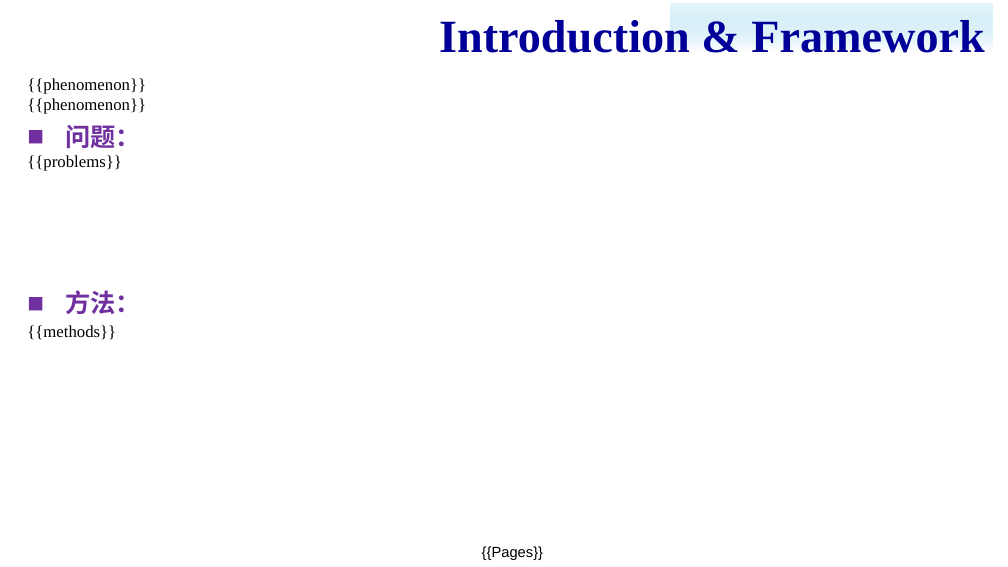
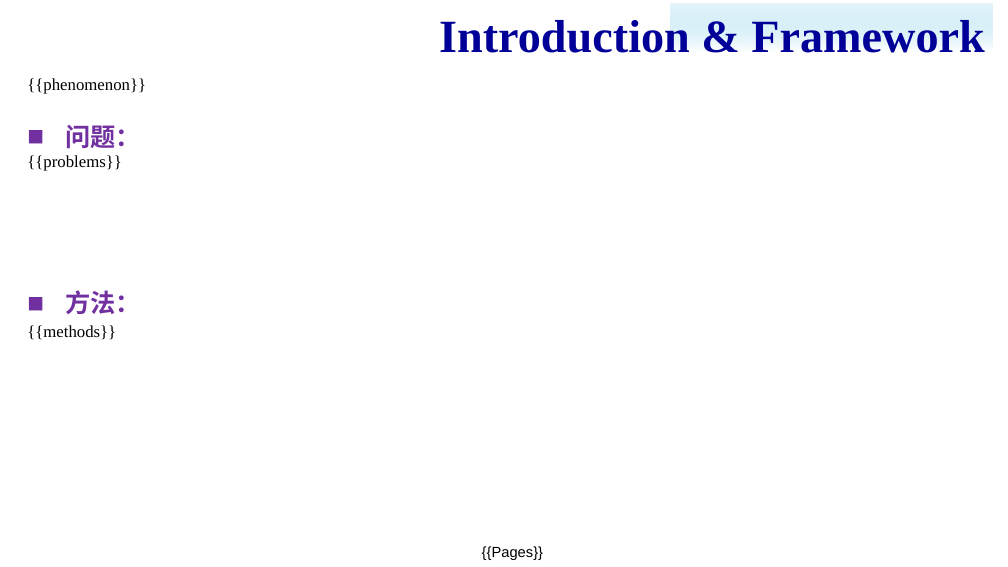
Before and after one commit to majialin-1995/paper_download, a slide deck: slide 7 of template.pptx. Drawn at 1008x567 pixels with LibreOffice and Linux fonts; fonts in the diff are those of the drawing; background and template pictures are left out. Boxes give left, top, right and bottom in pixels: in the first picture for what was removed or moved away, otherwise in the second. Text is boxed around its words. In the diff, an @@ line names an element or a change of style, - is before the commit and + after.

```diff
--- a/template.pptx
+++ b/template.pptx
@@ text at [27,98,146,114]: paragraph removed @@
-{{phenomenon}}
```
Also in this commit, not shown: 1 other file.
